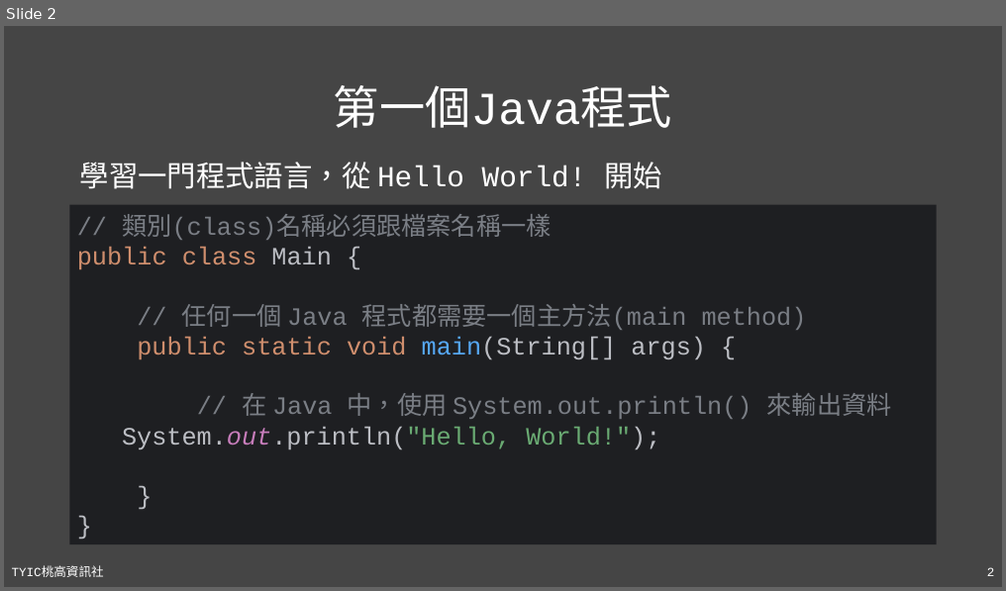
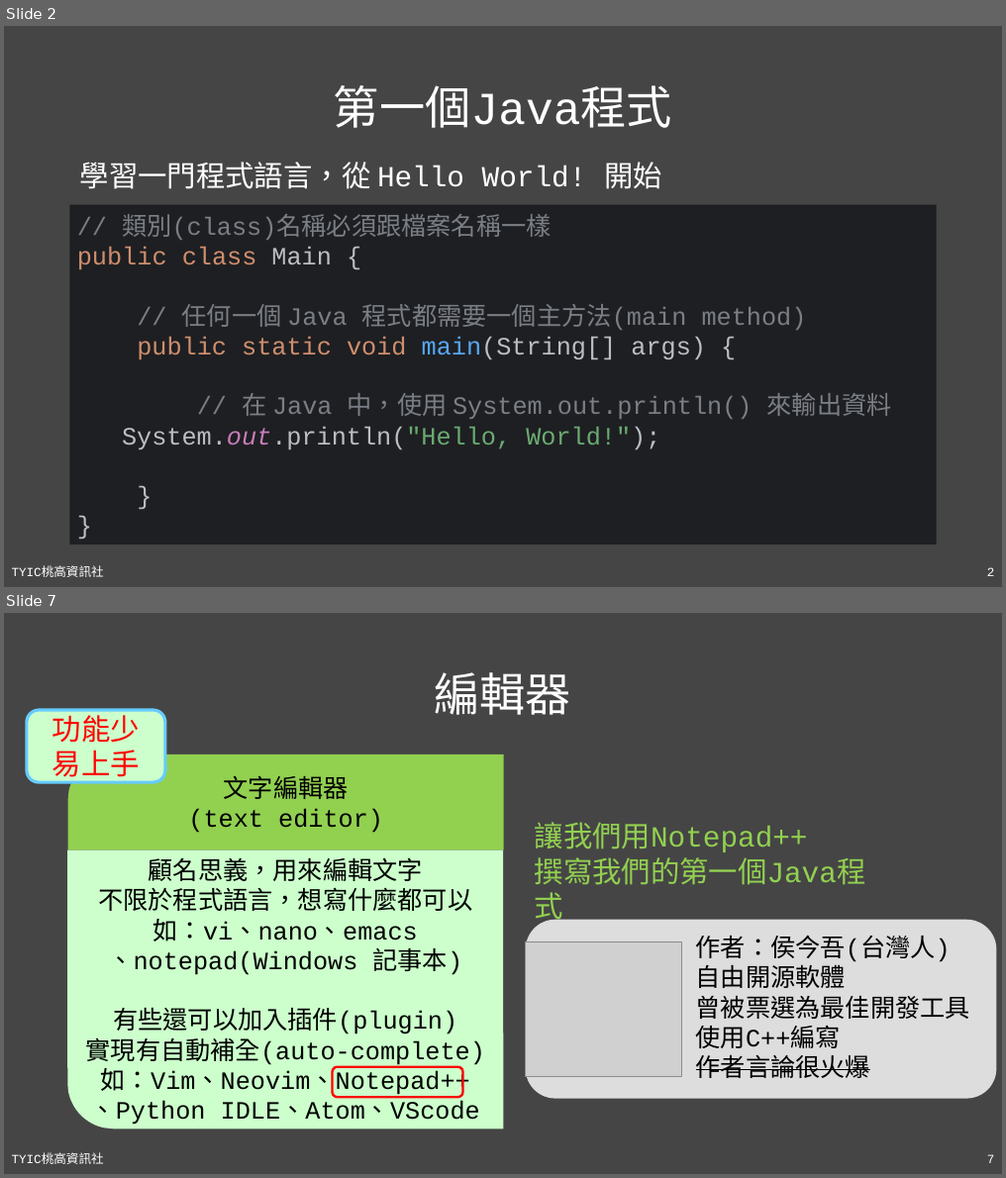
Before and after one commit to TYSHIC/slides, a slide deck: powerpoint/02_程式語言介紹.pptx. Shown one above the other, each under a label of ours: slide 2 before the commit, slides 2 and 7 after it; the slides between them are not shown. The pictures are 1006x591 and 1006x1178 pixels, drawn with LibreOffice and Linux fonts; fonts in the diff are those of the drawing; grey boxes stand for pictures. Boxes give left, top, right and bottom in pixels: in the first picture for what was removed or moved away, otherwise in the second. Text is boxed around its words. In the diff, an @@ line names an element or a change of style, - is before the commit and + after.

Commit message:
01_notepad++

```diff
--- a/powerpoint/02_程式語言介紹.pptx
+++ b/powerpoint/02_程式語言介紹.pptx
@@ slide 7 added at (4, 613, 1002, 1174), background #454545; not listed: 2 template elements that a slide beside it also shows @@
@@ title added at (435, 672, 572, 715), 44 pt, text #FFFFFF @@
+編輯器
@@ rounded rectangle added at (27, 710, 165, 783), fill #CCFFCC, outline #66CCFF 3 pt, 28 pt, text #FF0000 @@
+功能少
+易上手
@@ freeform shape added at (68, 755, 504, 851), fill #92D050, 24 pt, text #000000 @@
+文字編輯器
+(text editor)
@@ text added at (535, 822, 866, 885), 28 pt, text #92D050 @@
+讓我們用Notepad++
+撰寫我們的第一個Java程式
@@ freeform shape added at (67, 851, 503, 1130), fill #CCFFCC, 24 pt, text #000000 @@
+顧名思義，用來編輯文字
+不限於程式語言，想寫什麼都可以
+如：vi、nano、emacs
+、notepad(Windows 記事本)
+有些還可以加入插件(plugin)
+實現有自動補全(auto-complete)
+如：Vim、Neovim、Notepad++
+、Python IDLE、Atom、VScode
@@ rounded rectangle added at (526, 920, 997, 1099), fill #DDDDDD @@
@@ text added at (696, 936, 970, 1078), 24 pt, text #000000 @@
+作者：侯今吾(台灣人)
+自由開源軟體
+曾被票選為最佳開發工具
+使用C++編寫
+作者言論很火爆
@@ picture added at (526, 942, 682, 1076) @@
@@ rounded rectangle added at (333, 1067, 463, 1097), outline #FF0000 2.25 pt @@
```
Also in this commit, not shown: 4 slides changed.
